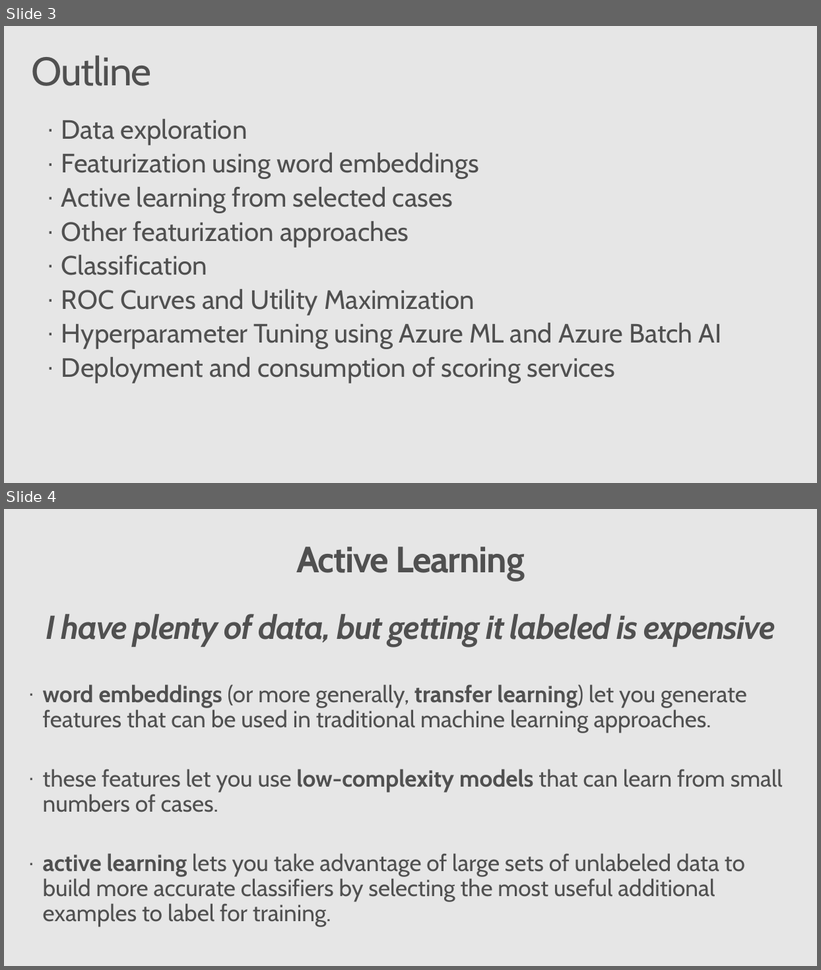
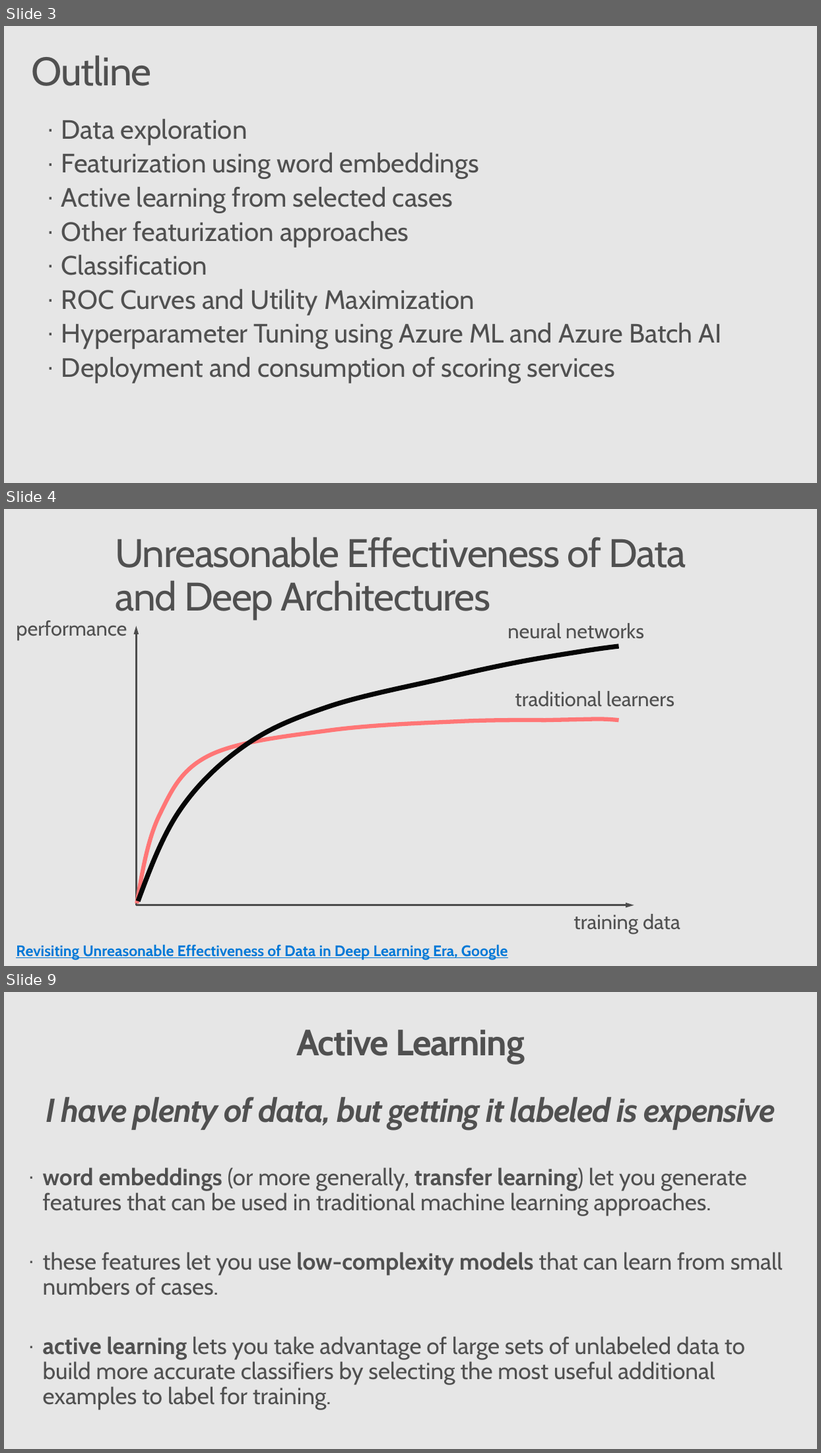
Before and after one commit to Azure/active-learning-workshop, a slide deck: active_learning_workshop.pptx. Shown one above the other, each under a label of ours: slides 3 and 4 before the commit, slides 3, 4 and 9 after it; the slides between them are not shown. The pictures are 821x970 and 821x1453 pixels, drawn with LibreOffice and Linux fonts; fonts in the diff are those of the drawing; background and template pictures are left out. Boxes give left, top, right and bottom in pixels: in the first picture for what was removed or moved away, otherwise in the second. Text is boxed around its words. In the diff, an @@ line names an element or a change of style, - is before the commit and + after.

Commit message:
update slides, az

```diff
--- a/active_learning_workshop.pptx
+++ b/active_learning_workshop.pptx
@@ slide 4 added at (4,509,817,966), background #E6E6E6 @@
@@ title added at (115,537,686,619), 48 pt, text #505050 @@
+Unreasonable Effectiveness of Data and Deep Architectures
@@ text added at (16,621,127,640), 24.5 pt, text #505050 @@
+performance
@@ arrow added from (136, 906) to (136, 626), #4C4C4C 2 pt @@
@@ text added at (508,623,644,639), 24.5 pt, text #505050 @@
+neural networks
@@ freeform shape added at (138,646,618,902), outline #060606 5.75 pt @@
@@ text added at (515,691,675,707), 24.5 pt, text #505050 @@
+traditional learners
@@ freeform shape added at (137,720,618,904), outline #FF7676 5 pt @@
@@ arrow added from (136, 906) to (634, 906), #4C4C4C 2 pt @@
@@ text added at (574,914,680,934), 24.5 pt, text #505050 @@
+training data
@@ text added at (16,945,508,960), 18.4 pt, text #0078D7, bold, underline @@
+Revisiting Unreasonable Effectiveness of Data in Deep Learning Era, Google
@@ what was slide 4 is now slide 9 @@
```
Also in this commit, not shown: 4 other slides added.
